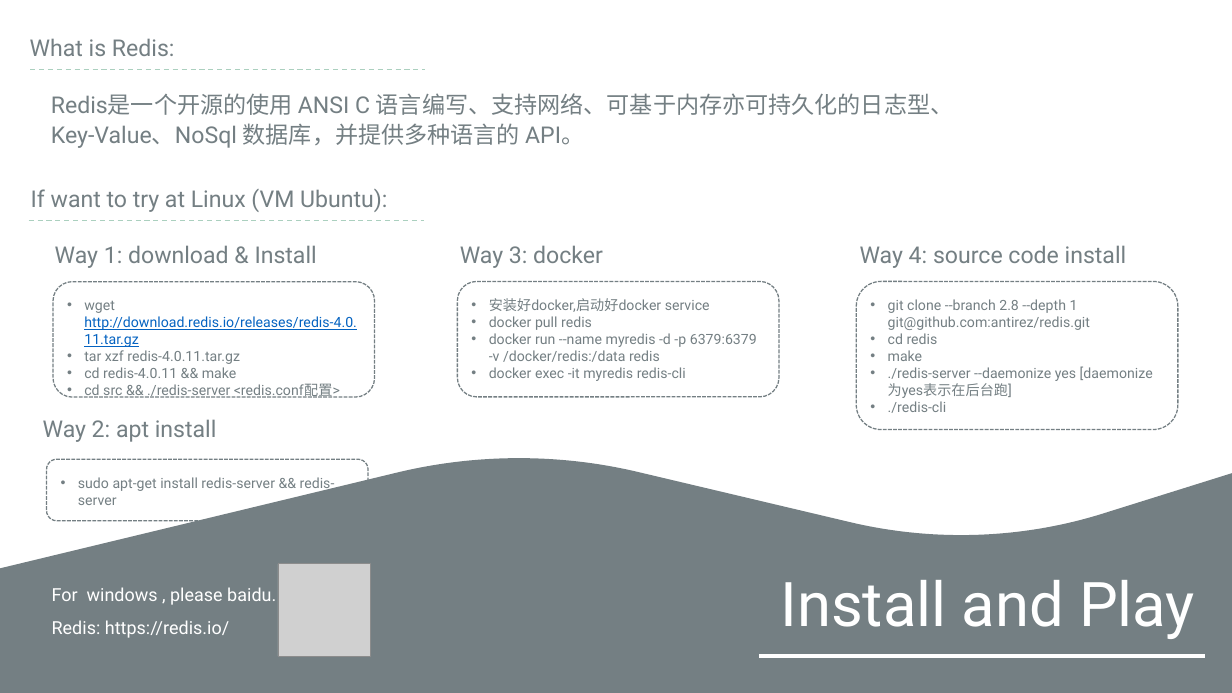
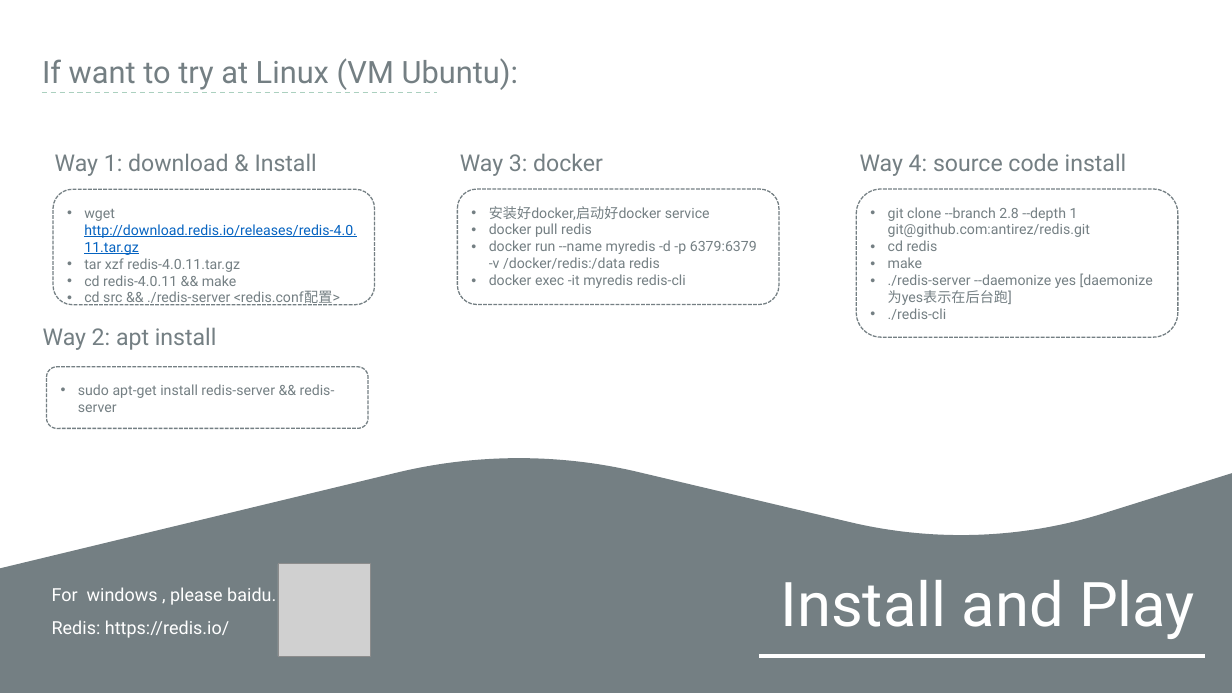
Before and after one commit to androidjp/spring-boot-gradle-redis-web, a slide deck: slide 5 of ppt/Redis_Sharing.pptx (slide 4 before the commit). Drawn at 1232x693 pixels with LibreOffice and Linux fonts; fonts in the diff are those of the drawing; grey boxes stand for pictures. Boxes give left, top, right and bottom in pixels: in the first picture for what was removed or moved away, otherwise in the second. Text is boxed around its words. In the diff, an @@ line names an element or a change of style, - is before the commit and + after.

```diff
--- a/ppt/Redis_Sharing.pptx
+++ b/ppt/Redis_Sharing.pptx
@@ text "If want to try at ...": place and size @@
-text "If want to try at ..." at [31, 189, 387, 212]
+text "If want to try at ..." at [42, 58, 518, 90]
@@ text "If want to try at ..." at [42, 58, 518, 90]: size 18 to 24 pt @@
@@ text removed at [30, 38, 175, 56] @@
-What is Redis:
@@ line removed from (30, 69) to (425, 69) @@
@@ line moved from (29, 221) - (423, 221) to (42, 92) - (437, 92) @@
@@ text removed at [51, 93, 953, 148] @@
-Redis是一个开源的使用 ANSI C 语言编写、支持网络、可基于内存亦可持久化的日志型、Key-Value、NoSql 数据库，并提供多种语言的 API。
@@ 5 texts, 3 rounded rectangles: place and size @@
-5 texts, 3 rounded rectangles at [43, 245, 1178, 505]
+5 texts, 3 rounded rectangles at [43, 153, 1178, 412]
@@ 3 texts, 1 rounded rectangle: place and size @@
-3 texts, 1 rounded rectangle at [46, 298, 1090, 521]
+3 texts, 1 rounded rectangle at [46, 206, 1090, 429]
```
Also in this commit, not shown: 2 other slides changed, 1 slide added, 1 other file.
